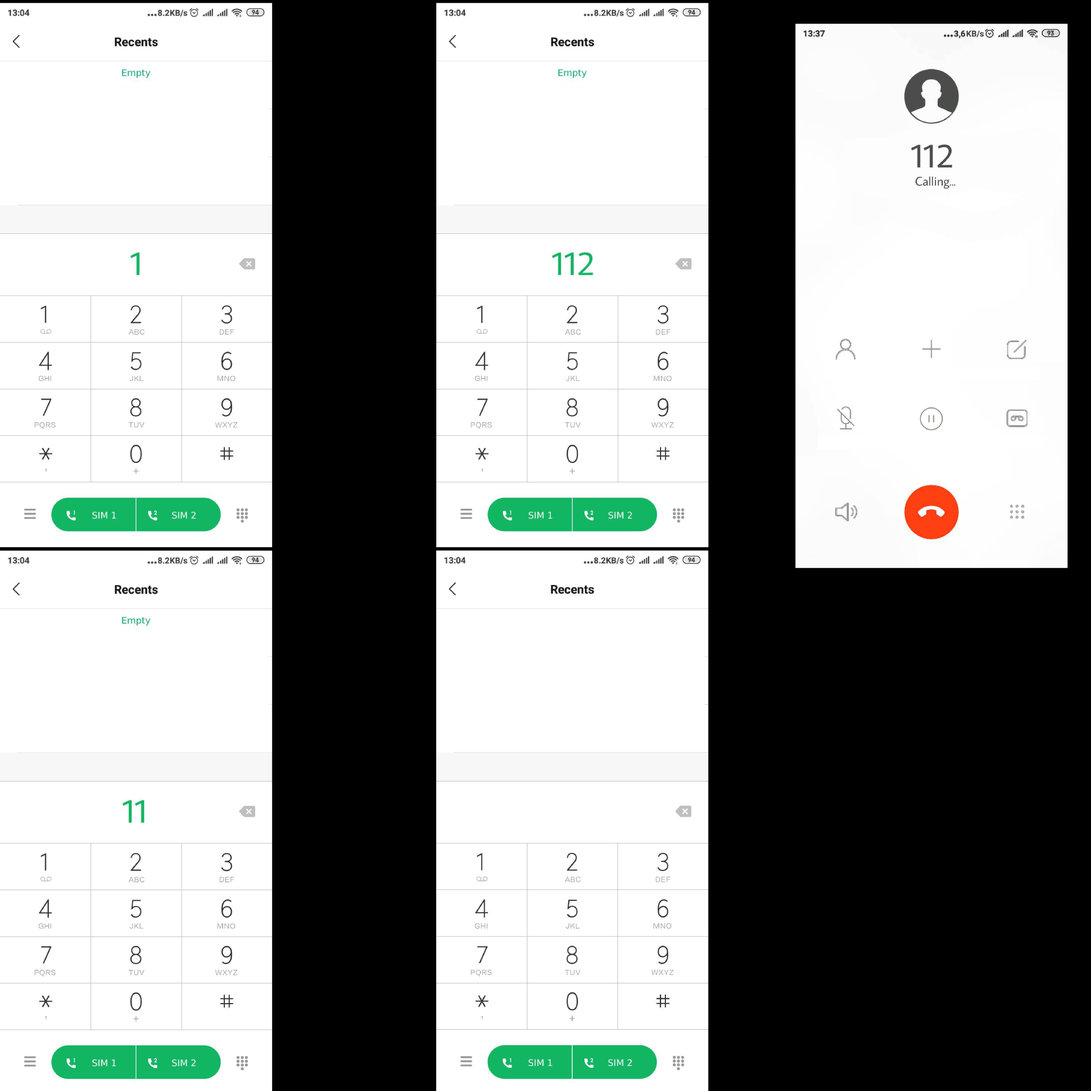
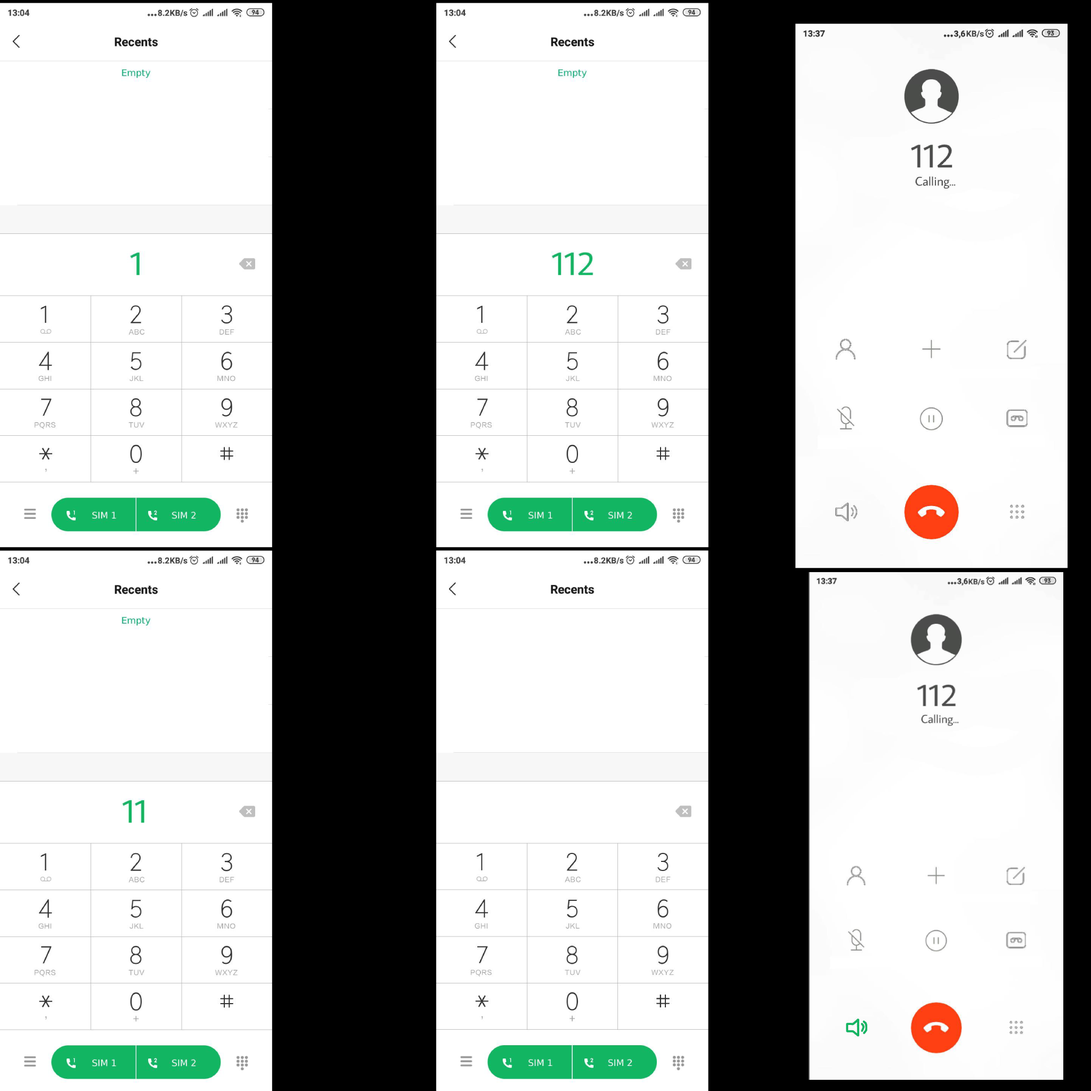
The second (1091, 1091) image is a revision of the first. Changes to its layers:
added layer "Layer 1 copy" above "Layer 1" over [968, 577, 986, 586]
added layer "Layer 2" (1st of 2) above "Shape 1" over [846, 1019, 868, 1038]
added layer "Layer 2" (2nd of 2) above "Calling_scr" over [795, 23, 1069, 1081]
